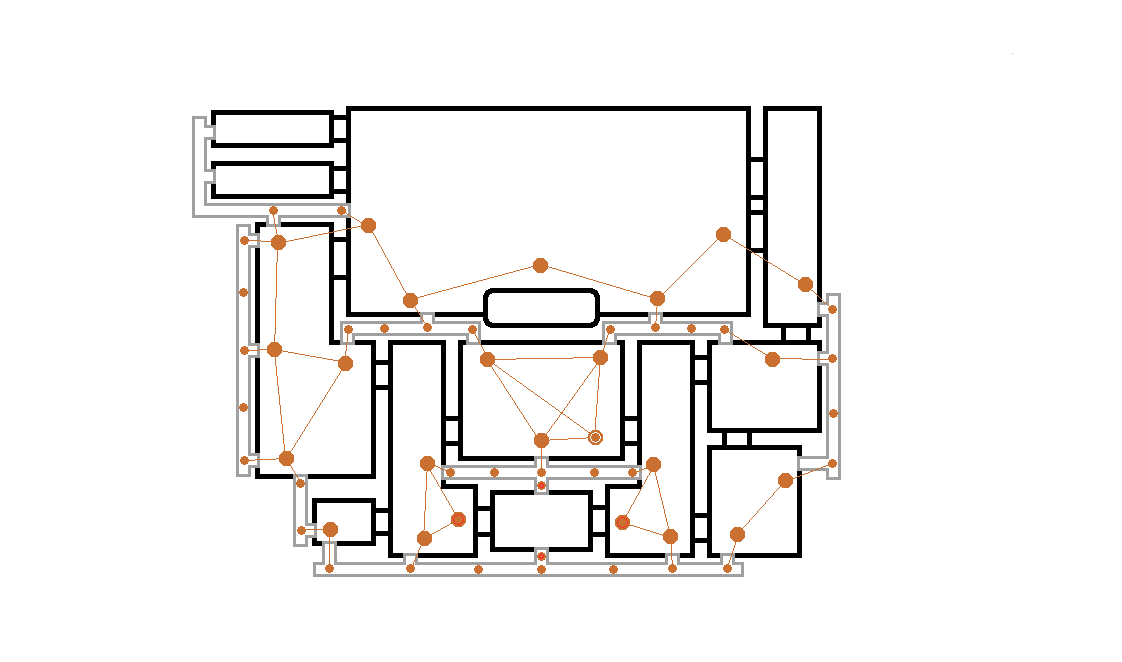
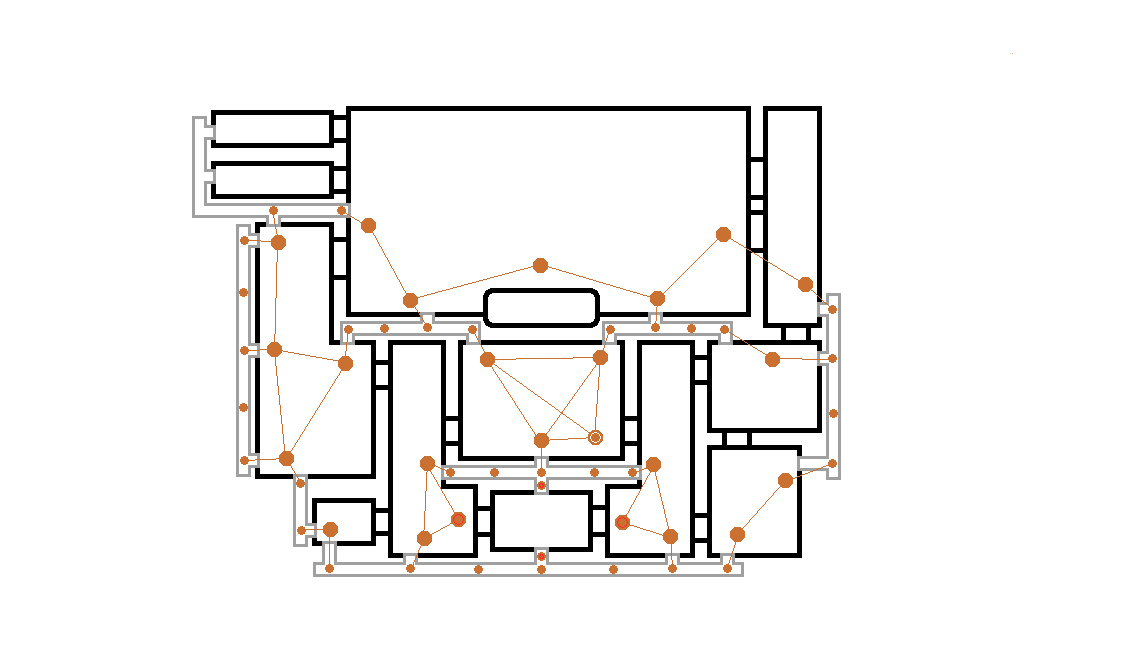
Before/after of a w=1122, h=662 layered artwork. What changed in the layer stack:
painted on "Path Fx" over [286, 226, 361, 242]